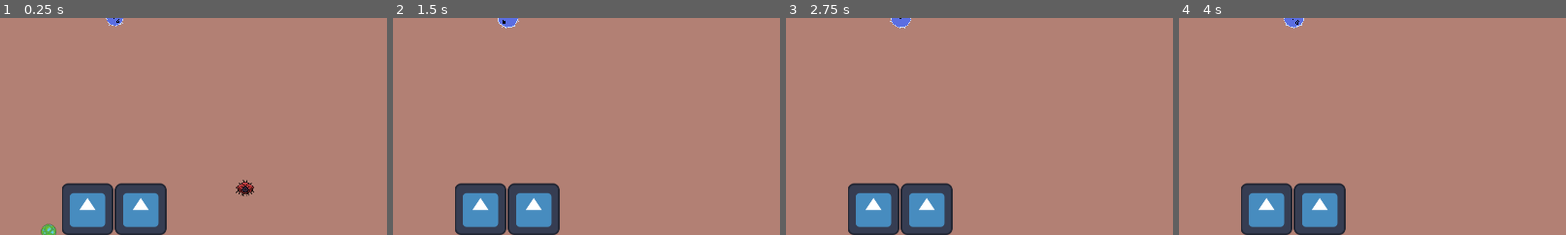
Above: before the commit, frames 1-4 (left to right).
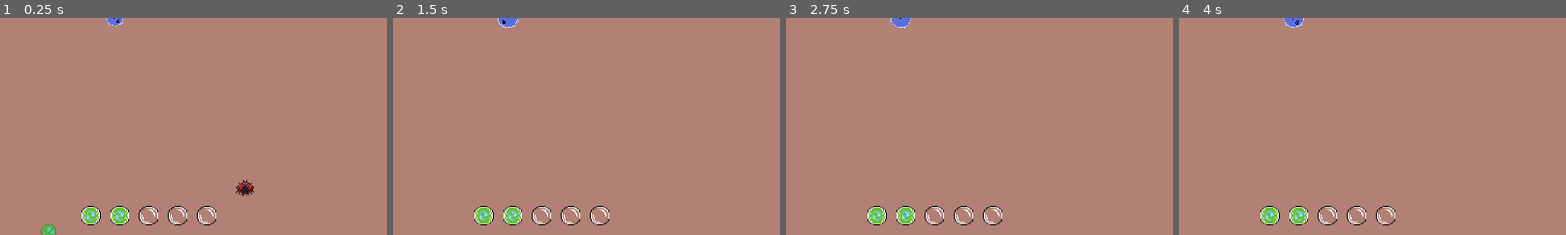
Above: after the commit, the same moments.

Repository: Ethan-D-S/primordial
Game: Godot game, scene res://main.tscn
Same seed, same stepped clock (60 frames per second), same inputs: the game is played once before the commit and once after it. The engine's default icon, where the game draws it, is replaced by a stand-in: a white triangle on a blue panel in a dark square.
Inputs (mouse positions are % of the whole screen's width and height, from its top left):
- Up to frame 1 (0.25 s): no input
- Up to frame 2 (1.5 s): move the mouse to (72, 45) at 0.52 s; click (72, 45) at 0.6 s; tap Enter at 1.25 s; move the mouse to (30, 55) at 1.27 s; click (30, 55) at 1.35 s
- Up to frame 3 (2.75 s): tap Space at 2 s; move the mouse to (60, 28) at 2.02 s; click (60, 28) at 2.1 s
- Up to frame 4 (4 s): tap Enter at 2.75 s; move the mouse to (45, 70) at 2.77 s; click (45, 70) at 2.85 s; tap Space at 3.5 s; move the mouse to (80, 65) at 3.52 s; click (80, 65) at 3.6 s
The pictures show only the part of the screen within x 35-85%, y 50-100%; the shares and areas given below are measured in that part.

The runs differ from the first frame. In frame 1, 6.7% of the frame differs, in the area x 16-56%, y 75-100%; in frame 2, 6.7%; in frame 3, 6.7%; in frame 4, 6.7%.

Commit message:
added energy bubble art, cursor art

Diff:
--- /dev/null
+++ b/dash_ability.gd
@@ -0,0 +1,11 @@
+extends Node
+
+
+# Called when the node enters the scene tree for the first time.
+func _ready() -> void:
+	pass # Replace with function body.
+
+
+# Called every frame. 'delta' is the elapsed time since the previous frame.
+func _process(delta: float) -> void:
+	pass
--- a/energy_hud.gd
+++ b/energy_hud.gd
@@ -21,11 +21,11 @@
 	player.energy_changed.connect(_on_player_energy_changed)
 	_on_player_energy_changed(player.energy)
 
-# Called every frame. 'delta' is the elapsed time since the previous frame.
 func _process(delta: float) -> void:
 	pass
 
 
+# assign texture to bubbles in energy list based on how much energy player has
 func _on_player_energy_changed(current_energy: int) -> void:
 	for i in energy_list.size():
 		if i < current_energy:
--- a/main.tscn
+++ b/main.tscn
@@ -8,7 +8,8 @@
 [ext_resource type="Script" uid="uid://d3gnunp6g7ik1" path="res://spawn_manager.gd" id="4_1bvp3"]
 [ext_resource type="PackedScene" uid="uid://d2wrw7msswkpd" path="res://wanderer.tscn" id="4_7mycd"]
 [ext_resource type="Script" uid="uid://cepy0vitys7d" path="res://energy_hud.gd" id="8_kek77"]
-[ext_resource type="Texture2D" uid="uid://fk2whyevnkcg" path="res://icon.svg" id="9_4c57u"]
+[ext_resource type="Texture2D" uid="uid://c43sb7m2fevkf" path="res://assets/sprites/energy.png" id="9_4c57u"]
+[ext_resource type="Texture2D" uid="uid://jrqn38u0ve82" path="res://assets/sprites/energy_empty.png" id="10_efxa6"]
 
 [node name="Main" type="Node"]
 script = ExtResource("1_0xm2m")
@@ -21,8 +22,6 @@
 anchors_preset = 15
 anchor_right = 1.0
 anchor_bottom = 1.0
-offset_left = -7500.0
-offset_top = -7500.0
 offset_right = 5580.0
 offset_bottom = 6420.0
 grow_horizontal = 2
@@ -53,19 +52,23 @@
 [node name="UI" type="CanvasLayer" parent="."]
 
 [node name="EnergyHUD" type="HBoxContainer" parent="UI"]
+texture_filter = 1
 anchors_preset = 7
 anchor_left = 0.5
 anchor_top = 1.0
 anchor_right = 0.5
 anchor_bottom = 1.0
 offset_left = -20.0
-offset_top = -40.0
-offset_right = 20.0
+offset_top = -80.0
+offset_right = 12.0
+offset_bottom = -48.0
 grow_horizontal = 2
 grow_vertical = 0
+scale = Vector2(2, 2)
 tooltip_text = "energy"
 script = ExtResource("8_kek77")
 energy_texture = ExtResource("9_4c57u")
+empty_texture = ExtResource("10_efxa6")
 
 [connection signal="timeout" from="algae_respawn" to="." method="_on_algae_respawn_timeout"]
 [connection signal="energy_changed" from="Player" to="UI/EnergyHUD" method="_on_player_energy_changed"]
--- a/player.gd
+++ b/player.gd
@@ -13,7 +13,7 @@
 
 # energy is consumed by abilities, gained by eating etc.
 var energy: int = 2
-var max_energy: int = 3
+var max_energy: int = 5
 
 # stored energy is used to grow/ evolve, stored by holding a button
 # stored energy is not available for abilites
--- a/project.godot
+++ b/project.godot
@@ -20,6 +20,7 @@
 window/size/viewport_width=1920
 window/size/viewport_height=1080
 window/vsync/vsync_mode=3
+mouse_cursor/custom_image="uid://dtuednwqh6eip"
 
 [input]
 
Binary file added: assets/sprites/cursor.png
Not shown, added: assets/sprites/cursor.png.import
Binary file added: assets/sprites/energy.png
Not shown, added: assets/sprites/energy.png.import
Binary file added: assets/sprites/energy_empty.png
Not shown, added: assets/sprites/energy_empty.png.import
Not shown, added: dash_ability.gd.uid
Not shown: 1 places in main.tscn that only renumber resources
